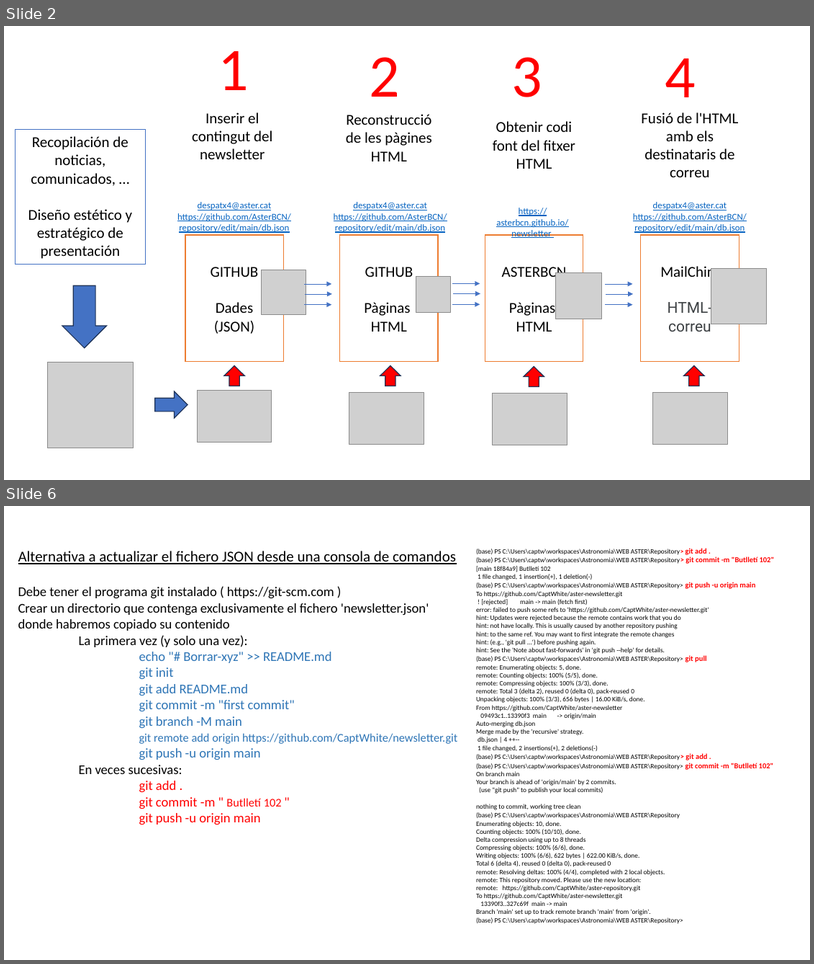
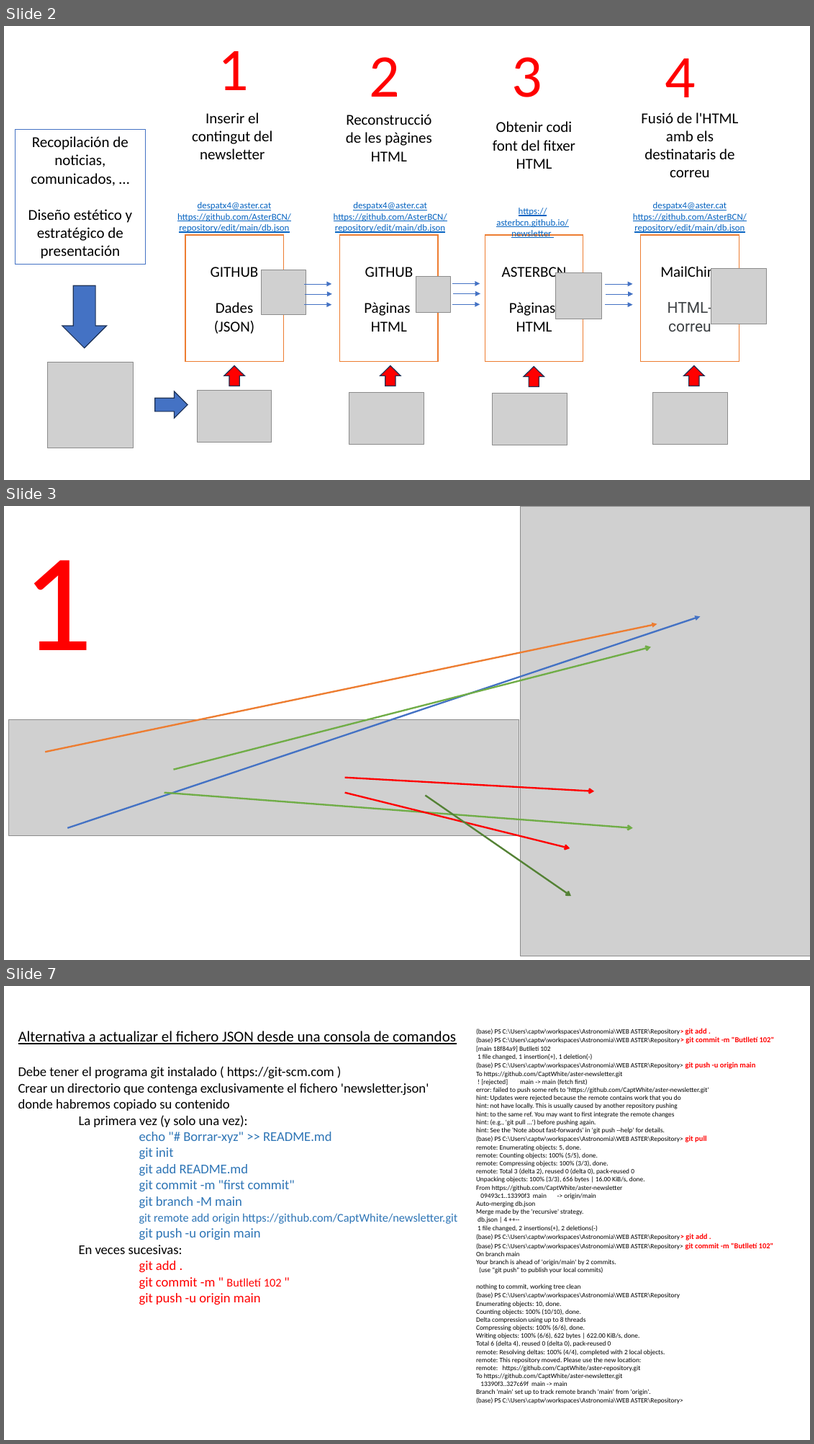
Before and after one commit to AsterBCN/newsletter, a slide deck: Documents/Newsletter.pptx. Shown one above the other, each under a label of ours: slides 2 and 6 before the commit, slides 2, 3 and 7 after it; the slides between them are not shown. The pictures are 814x964 and 814x1444 pixels, drawn with LibreOffice and Linux fonts; fonts in the diff are those of the drawing; grey boxes stand for pictures. Boxes give left, top, right and bottom in pixels: in the first picture for what was removed or moved away, otherwise in the second. Text is boxed around its words. In the diff, an @@ line names an element or a change of style, - is before the commit and + after.

```diff
--- a/Documents/Newsletter.pptx
+++ b/Documents/Newsletter.pptx
@@ slide 3 added at (x1=4, y1=506, x2=810, y2=960), background #FFFFFF @@
@@ picture added at (x1=521, y1=506, x2=810, y2=955) @@
@@ text added at (x1=22, y1=560, x2=93, y2=650), 166 pt, text #FF0000 @@
+1
@@ arrow added from (45, 752) to (657, 624), #ED7D31 2 pt @@
@@ arrow added from (67, 828) to (701, 616), #4472C4 2 pt @@
@@ arrow added from (173, 769) to (651, 647), #70AD47 2 pt @@
@@ picture added at (x1=8, y1=720, x2=520, y2=836) @@
@@ arrow added from (345, 777) to (594, 791), #FF0000 2 pt @@
@@ arrow added from (165, 792) to (633, 828), #70AD47 2 pt @@
@@ arrow added from (345, 792) to (570, 849), #FF0000 2 pt @@
@@ arrow added from (426, 795) to (571, 896), #548235 2 pt @@
@@ what was slide 6 is now slide 7 @@
```
Also in this commit, not shown: 3 slides changed, 2 other slides added, 1 slide removed, 1 other file.
